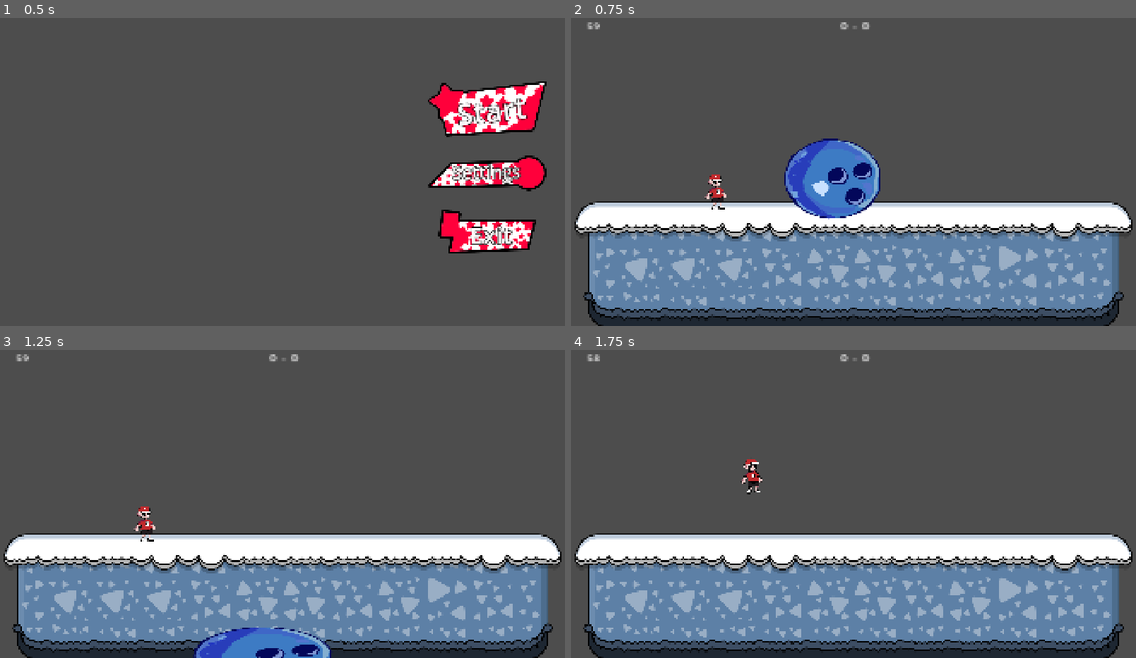
Above: before the commit, frames 1-4 (two rows, left to right).
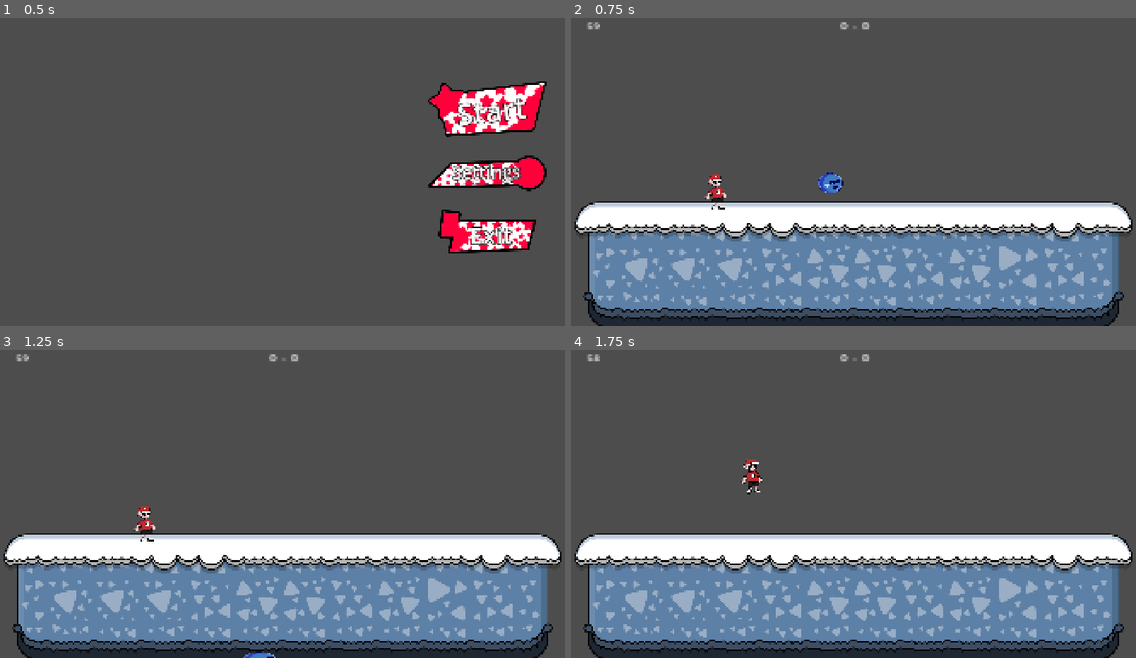
Above: after the commit, the same moments.

Repository: GuiDev-bit/Winter-Game-Jam
Game: Godot game, scene res://scenes/ui/main_menu.tscn
Two runs of this game, one before a commit and one after it. Both use one fixed random seed, a clock stepped at 60 frames per second and the inputs below.
Inputs:
- Up to frame 1 (0.5 s): no input
- Up to frame 2 (0.75 s): click "Start" at 0.5 s
- Up to frame 3 (1.25 s): no input
- Up to frame 4 (1.75 s): hold D (right) from 1.28 s (still down); tap W (jump) at 1.52 s

Frame 1 is identical in both runs. In frame 2, 3.4% of the frame differs, in the area x 37-55%, y 39-66%; in frame 3, 1.9%; in frame 4, nothing differs.

Commit message:
j'ai fait la physique de laballe mais bugs

Diff:
--- a/scenes/ball/ball.tscn
+++ b/scenes/ball/ball.tscn
@@ -2,12 +2,19 @@
 
 [ext_resource type="Script" uid="uid://bak06y5dpwy8e" path="res://script/ball/ball.gd" id="1_oqv3d"]
 [ext_resource type="Texture2D" uid="uid://bndkpiov0o75c" path="res://assets/sprites/Sans_titre_424_20260222132543.png" id="2_nv6q1"]
+
+[sub_resource type="PhysicsMaterial" id="PhysicsMaterial_nv6q1"]
+bounce = 0.6
 
 [sub_resource type="CircleShape2D" id="CircleShape2D_nv6q1"]
 radius = 38.013157
 
 [node name="Ball" type="RigidBody2D" unique_id=1539097515]
 position = Vector2(879, 568)
+physics_material_override = SubResource("PhysicsMaterial_nv6q1")
+can_sleep = false
+contact_monitor = true
+max_contacts_reported = 4
 script = ExtResource("1_oqv3d")
 
 [node name="Sprite2D" type="Sprite2D" parent="." unique_id=185056861]
@@ -15,7 +22,7 @@
 texture = ExtResource("2_nv6q1")
 
 [node name="CollisionShape2D" type="CollisionShape2D" parent="." unique_id=180994026]
-position = Vector2(-6, -3)
+position = Vector2(-3, -2)
 shape = SubResource("CircleShape2D_nv6q1")
 
 [connection signal="body_entered" from="." to="." method="_on_body_entered"]
--- a/script/ball/ball.gd
+++ b/script/ball/ball.gd
@@ -5,17 +5,15 @@
 
 # Physique
 @export var bounce_force : float = 800.0
-@export var gravity_scale_value : float = 2.5  # lourdeur
+@export var gravity_scale_value : float = 2.5
 @export var squash_amount : float = 0.4
 @export var stretch_amount : float = 0.3
 
 var previous_velocity : Vector2 = Vector2.ZERO
+var base_scale : Vector2 = Vector2(0.25, 0.25)
 
 func _ready() -> void:
 	gravity_scale = gravity_scale_value
-	physics_material_override = PhysicsMaterial.new()
-	physics_material_override.bounce = 0.4  # rebond modéré
-	physics_material_override.friction = 0.8
 
 func _physics_process(_delta: float) -> void:
 	if GameManager.current_state != GameManager.GameState.PLAYING:
@@ -24,29 +22,22 @@
 	apply_squash_stretch()
 	previous_velocity = linear_velocity
 
-# Appliquer une force sur la balle
 func apply_force_to_ball(direction: Vector2, force: float) -> void:
 	apply_central_impulse(direction.normalized() * force)
 
-# Squash et stretch selon la vitesse
 func apply_squash_stretch() -> void:
 	var speed = linear_velocity.length()
-
 	if speed < 10:
-		# Au repos, forme normale
-		sprite.scale = sprite.scale.lerp(Vector2.ONE, 0.2)
+		sprite.scale = sprite.scale.lerp(base_scale, 0.2)
 		return
-
-	# Stretch dans la direction du mouvement
 	var stretch = 1.0 + (speed / bounce_force) * stretch_amount
-	var squash = 1.0 / stretch  # conservation du volume
-
+	var squash = 1.0 / stretch
 	var angle = linear_velocity.angle()
 	sprite.rotation = angle
-	sprite.scale = sprite.scale.lerp(Vector2(squash, stretch), 0.3)
+	sprite.scale = sprite.scale.lerp(Vector2(base_scale.x * squash, base_scale.y * stretch), 0.3)
 
-# Squash à l'impact
 func _on_body_entered(_body: Node) -> void:
+	print("collision avec: ", _body.name)
 	var impact_strength = previous_velocity.length() / bounce_force
 	var squash = 1.0 + impact_strength * squash_amount
-	sprite.scale = Vector2(squash, 1.0 / squash)
+	sprite.scale = Vector2(base_scale.x * squash, base_scale.y / squash)
